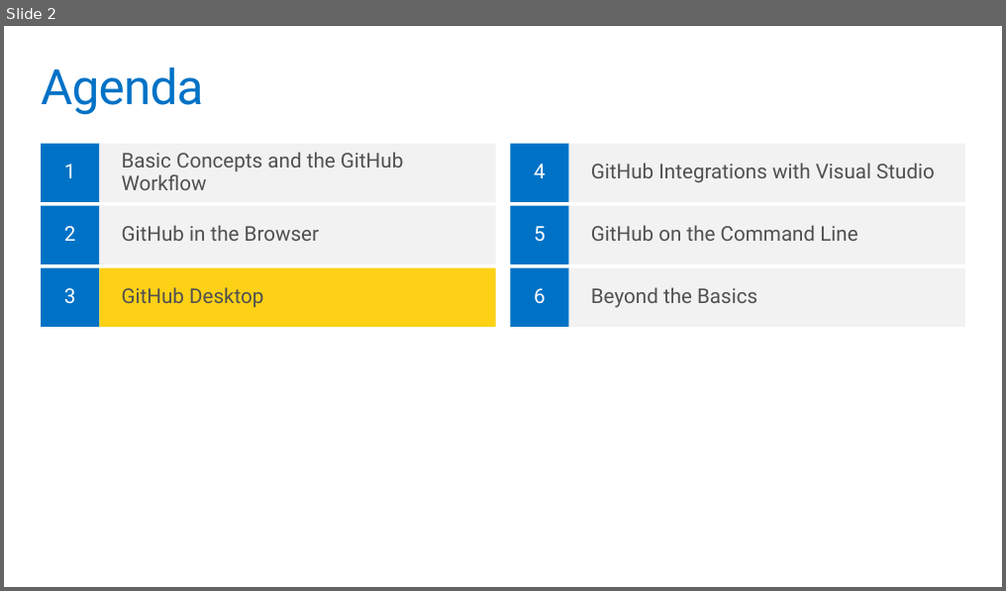
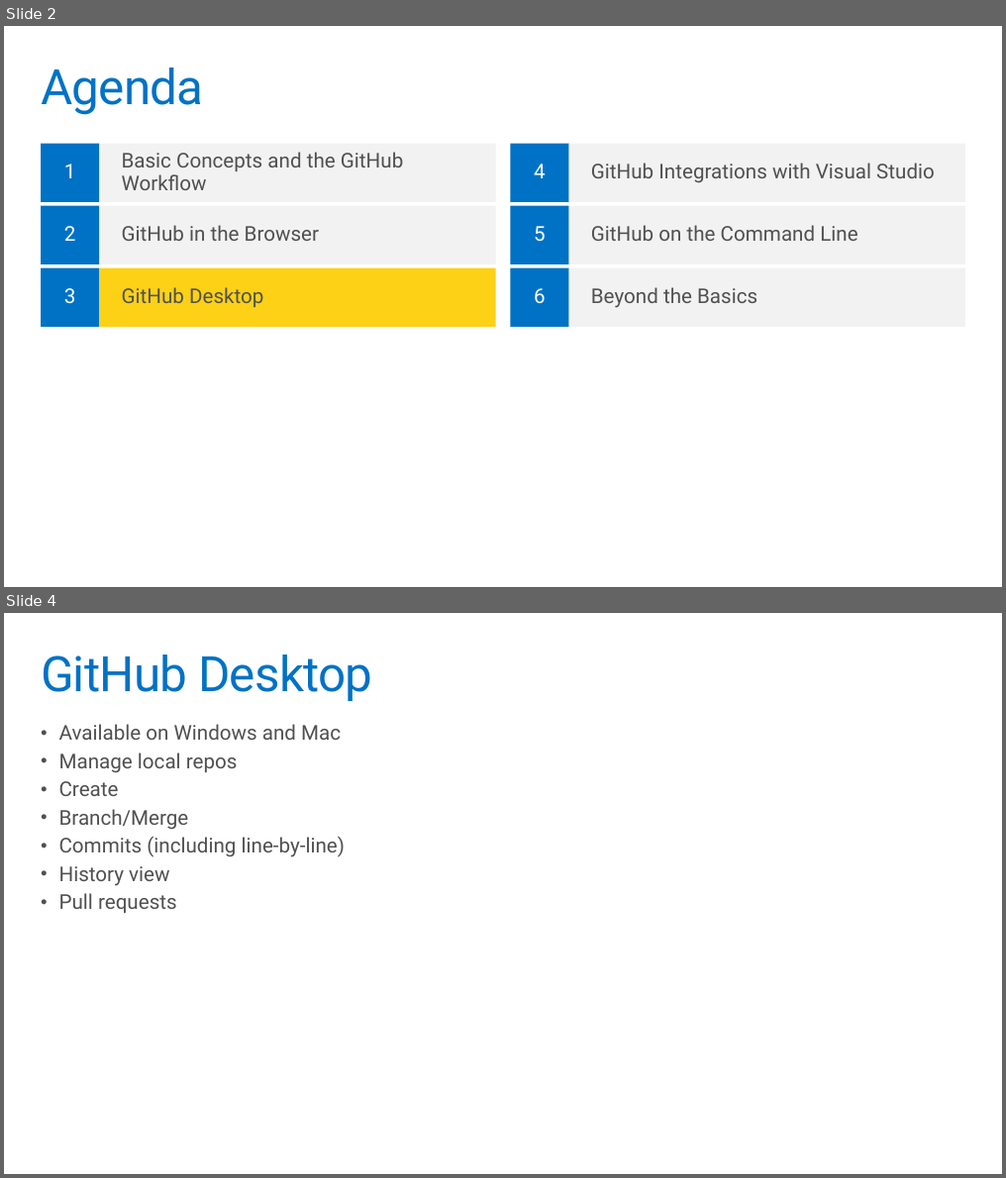
Before and after one commit to codefoster/gh-ms-mva, a slide deck: slides/m3.pptx. Shown one above the other, each under a label of ours: slide 2 before the commit, slides 2 and 4 after it; the slides between them are not shown. The pictures are 1006x591 and 1006x1178 pixels, drawn with LibreOffice and Linux fonts; fonts in the diff are those of the drawing; background and template pictures are left out. Boxes give left, top, right and bottom in pixels: in the first picture for what was removed or moved away, otherwise in the second. Text is boxed around its words. In the diff, an @@ line names an element or a change of style, - is before the commit and + after.

```diff
--- a/slides/m3.pptx
+++ b/slides/m3.pptx
@@ slide 4 added at <box>4,613,1002,1174</box>, background #FFFFFF @@
@@ title added at <box>41,655,372,701</box>, 48 pt, text #0072C6 @@
+GitHub Desktop
@@ text added at <box>59,724,345,913</box>, 20 pt, text #505050 @@
+• Available on Windows and Mac
+• Manage local repos
+• Create
+• Branch/Merge
+• Commits (including line-by-line)
+• History view
+• Pull requests
```
Also in this commit, not shown: 7 slides changed, 14 other slides added.
